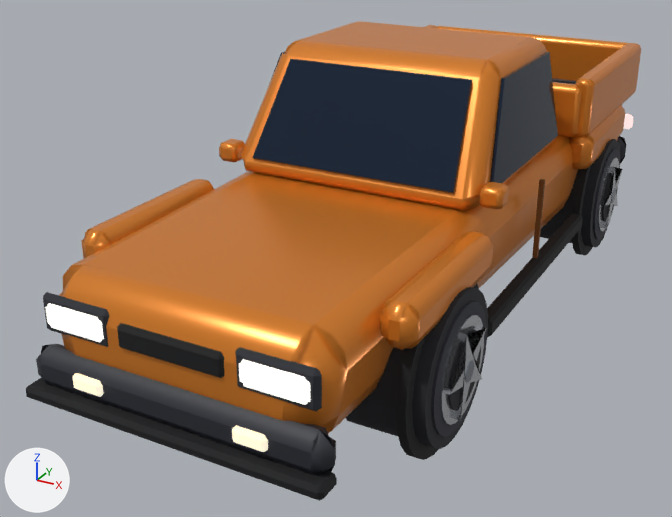
An edit to the glTF model examples/pine-ridge-rally/models/car_pickup.glb, drawn before and after from the same camera.
Rendered twice from a camera (50 mm lens) standing at (2.49, -5.5, 2.87) and looking at (-0.31, -0.4, 0.33). The axes (+X, +Y, +Z) are drawn at lower left. The lights are the same throughout. The picture after the commit comes second. Vertices at exactly the same position are counted once.

The first picture shows 'body', 'wheel_fr', 'wheel_rr'.
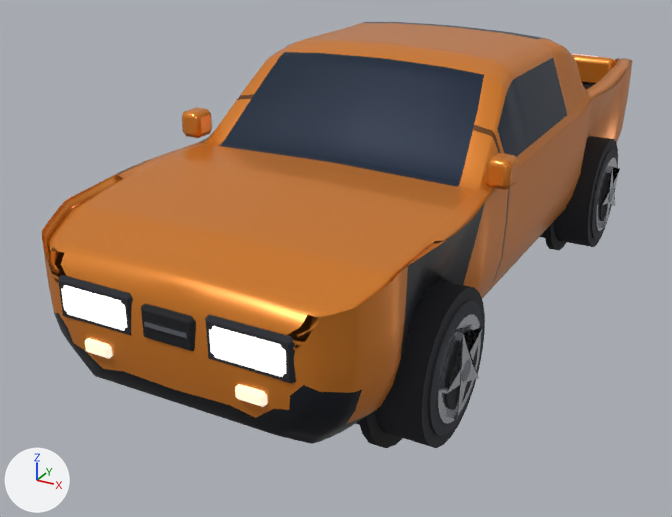
Pixel boxes (x1, y1, x2, y2) of what changed, in the pictures (672 x 517 px; the box of a moved part takes in the faces that stretch with it):
'body', reshaped (11% shorter): before (26, 21, 641, 501); after (42, 22, 632, 448)
'wheel_fr', moved: before (346, 287, 488, 449); after (355, 281, 485, 448)
'wheel_rr', moved: before (540, 139, 622, 248); after (540, 136, 620, 247)
part 1 of me_body, moved or reshaped: before (219, 139, 245, 162); after (182, 107, 212, 138)
part 2 of me_body, moved or reshaped: before (480, 182, 509, 210); after (486, 153, 518, 190)
part 3 of me_body, moved or reshaped: before (553, 82, 582, 138); after (572, 54, 615, 83)
part 4 of me_body, moved or reshaped: before (45, 303, 104, 342); after (61, 285, 127, 331)
part 5 of me_body, moved or reshaped: before (239, 359, 310, 405); after (209, 326, 286, 377)
part 6 of me_body, moved or reshaped: before (396, 283, 479, 460); after (359, 412, 403, 448)
part 7 of me_body, moved or reshaped: before (572, 166, 593, 256); after (544, 222, 567, 250)
part 8 of me_body, added: after (144, 321, 187, 338)
part 9 of me_body, moved or reshaped (not visible afterwards): before (437, 26, 628, 81)
part 10 of me_body, moved or reshaped (not visible afterwards): before (623, 114, 634, 129)
part 11 of me_body, rebuilt: before (59, 105, 622, 433); after (42, 22, 632, 444)
part 12 of me_body, added: after (58, 275, 133, 335)
part 13 of me_body, added: after (205, 315, 296, 384)
part 14 of me_body, added: after (141, 304, 196, 351)
part 15 of me_body, deleted: before (26, 21, 641, 501)
part 16 of me_body, cut back: before (36, 292, 336, 475); after (85, 338, 268, 407)

What the commit changed:
me_body is used by ob_body; location (0.0, 0.0, 0.425).
me_body had 1556 vertices, 2920 faces and spanned x -1.01..1.01, y -2.69..2.75, z -0.5..1.33.
me_body now has 4498 vertices, 8912 faces and spans x -1.06..1.06, y -2.58..2.59, z -0.5..1.35.
me_body part 1: the loose piece of 48 vertices spanning x -0.96..-0.82, y -0.81..-0.66, z 0.61..0.73 is scaled about its middle by (1, 1.11, 1.39), then moved by (-0.11, -0.22, 0.22).
me_body part 2: the loose piece of 48 vertices spanning x 0.82..0.96, y -0.81..-0.66, z 0.61..0.73 is scaled about its middle by (1, 1.11, 1.39), then moved by (0.11, -0.22, 0.22).
me_body part 3: the loose piece of 48 vertices spanning x -0.9..0.9, y 0.93..1.05, z 0.56..0.94 is scaled about its middle by (0.843, 0.855, 0.617), then moved by (0.0, 1.54, -0.04).
me_body part 4: the loose piece of 48 vertices spanning x -0.76..-0.39, y -2.58..-2.52, z 0.26..0.41 is scaled about its middle by (1.11, 0.759, 1.21), then moved by (0.14, 0.0, 0.11).
me_body part 5: the loose piece of 48 vertices spanning x 0.39..0.76, y -2.58..-2.52, z 0.26..0.41 is scaled about its middle by (1.11, 0.759, 1.21), then moved by (-0.14, 0.0, 0.11).
me_body part 6: the loose piece of 48 vertices spanning x 0.91..0.96, y -2.03..-1.03, z -0.5..0.5 is moved by (-0.21, 0.0, 0.0).
me_body part 7: the loose piece of 48 vertices spanning x 0.91..0.96, y 1.0..2.0, z -0.5..0.5 is moved by (-0.21, 0.0, 0.0).
me_body part 8: a new loose piece, a box spanning x -0.119..0.119, y -2.581..-2.531, z 0.438..0.463, in mat_metal_0_95_rough_0_16.
me_body part 9: the loose piece of 48 vertices spanning x -0.9..0.9, y 2.47..2.59, z 0.56..0.98 is scaled about its middle by (0.698, 0.435, 0.267), then moved by (0.0, 0.02, 0.01), in mat_glow_0_9_rough_0_2.
me_body part 10: the loose piece of 24 vertices spanning x 0.71..0.96, y 2.55..2.62, z 0.24..0.36 is scaled about its middle by (1.13, 0.618, 1.04), then moved by (-0.29, -0.03, 0.33).
me_body part 11: the loose piece of 72 vertices spanning x -0.91..0.91, y -2.56..2.56, z -0.11..0.6 is rebuilt with 3786 vertices and now spans x -1.01..1.01, y -2.56..2.56, z -0.11..1.35.
me_body part 12: a new loose piece of 24 vertices spanning x -0.67..-0.2, y -2.57..-2.52, z 0.33..0.57, in mat_rough_0_85.
me_body part 13: a new loose piece of 24 vertices spanning x 0.2..0.67, y -2.57..-2.52, z 0.33..0.57, in mat_rough_0_85.
me_body part 14: a new loose piece of 24 vertices spanning x -0.16..0.16, y -2.58..-2.53, z 0.36..0.54, in mat_rough_0_85.
me_body part 15: 29 loose pieces with 840 vertices, spanning x -1.01..1.01, y -2.69..2.75, z -0.12..1.33, are deleted.
me_body part 16: 2 vertices moved within x -0.38..0.38, y -2.57, z 0.26; 106 vertices removed from x -0.86..0.86, y -2.62..-2.47, z -0.09..0.44; 46 vertices added at x -0.52..0.52, y -2.58..-2.53, z 0.19..0.26.
Other edits to the shape of me_body do not show in these pictures.
me_body no longer uses material mat_metal_0_5_rough_0_06.
me_body no longer uses material mat_metal_0_1_rough_0_55.
me_body no longer uses material mat_metal_0_1_rough_0_8.
Object 'wheel_fr' (ob_wheel_fr) moves from (0.787, -1.531, 0.425) to (0.769, -1.531, 0.425).
Object 'wheel_rr' (ob_wheel_rr) moves from (0.787, 1.5, 0.425) to (0.769, 1.5, 0.425).
